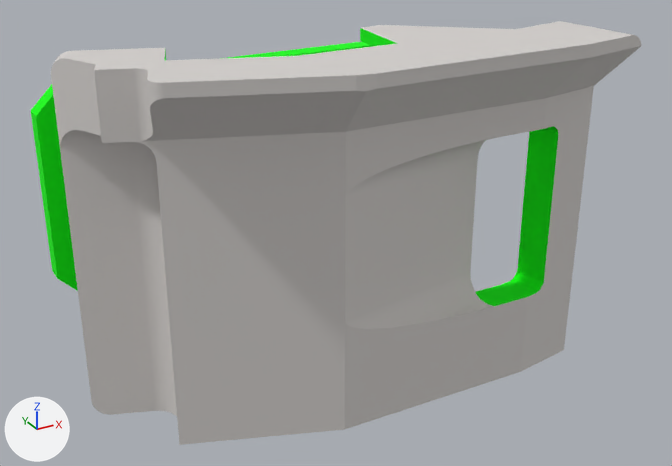
An edit to the OBJ model data/sample/mesh/source.obj, drawn before and after from the same camera.
The view is the same before and after, from a 50 mm camera at (-0.181, -0.397, 0.148) aimed at (-0.005, -0.077, -0.012). Arrows for +X, +Y and +Z are at lower left; the lights stay in place. The first picture is the older version. Where no turn or scale is listed for an object, it has been applied to the vertices.

The first picture shows 'sample_step'.
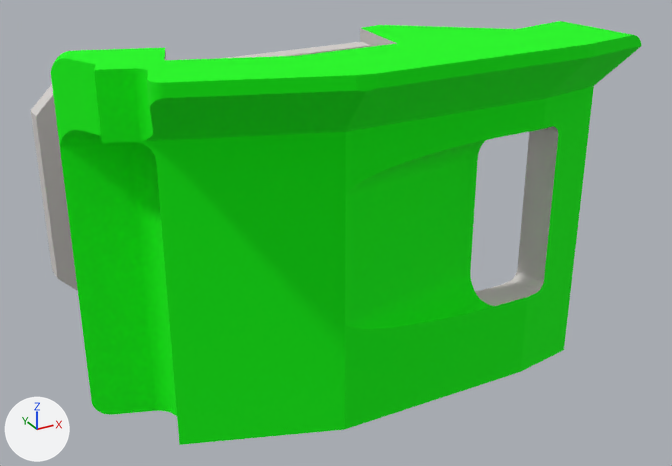
Pixel boxes (x1, y1, x2, y2) of what changed, in the pictures (672 x 466 px):
part 1 of me_sample_step, recoloured
    both: (31, 28, 558, 306)
part 2 of me_sample_step, recoloured (light grey to green)
    both: (51, 21, 642, 445)

The change in detail:
me_sample_step has 514 vertices, 1024 faces and spans x -0.113..0.11, y -0.145..0.0, z -0.075..0.075.
me_sample_step is used by ob_sample_step; location (0.0, 0.0, 0.0).
me_sample_step part 1: all 500 faces that had it switch from mat_opaque_0_255_0__001 (green #00ff00) to mat_opaque_170_163_158__001 (light grey #d5d1ce).
me_sample_step part 2: all 524 faces that had it switch from mat_opaque_170_163_158__001 (light grey #d5d1ce) to mat_opaque_0_255_0__001 (green #00ff00).
